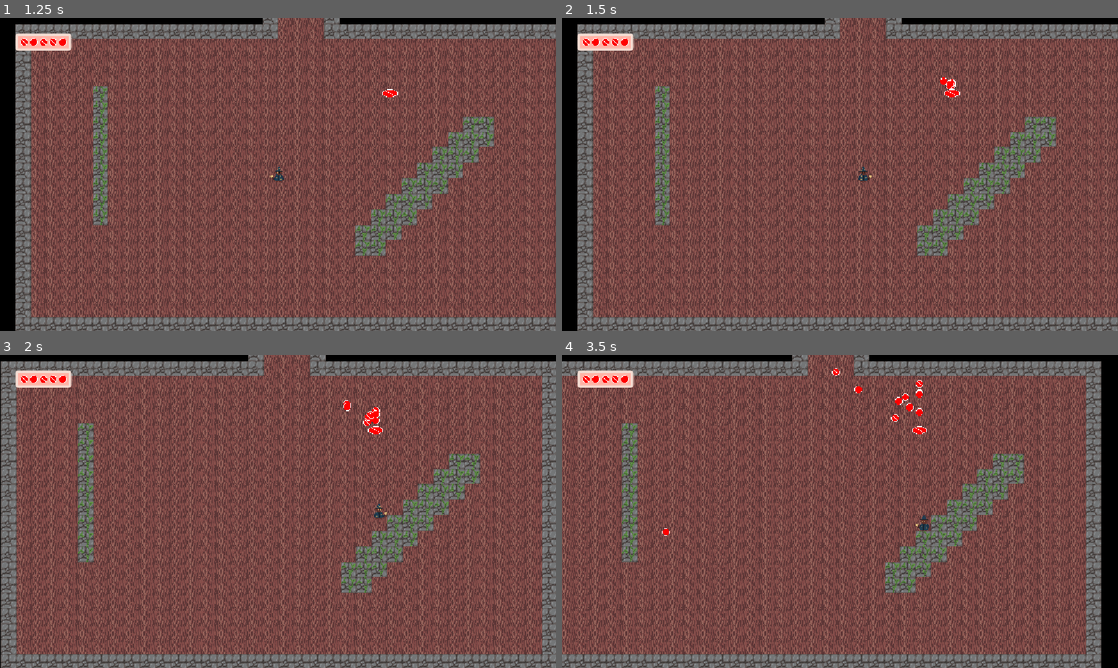
Above: before the commit, frames 1-4 (two rows, left to right).
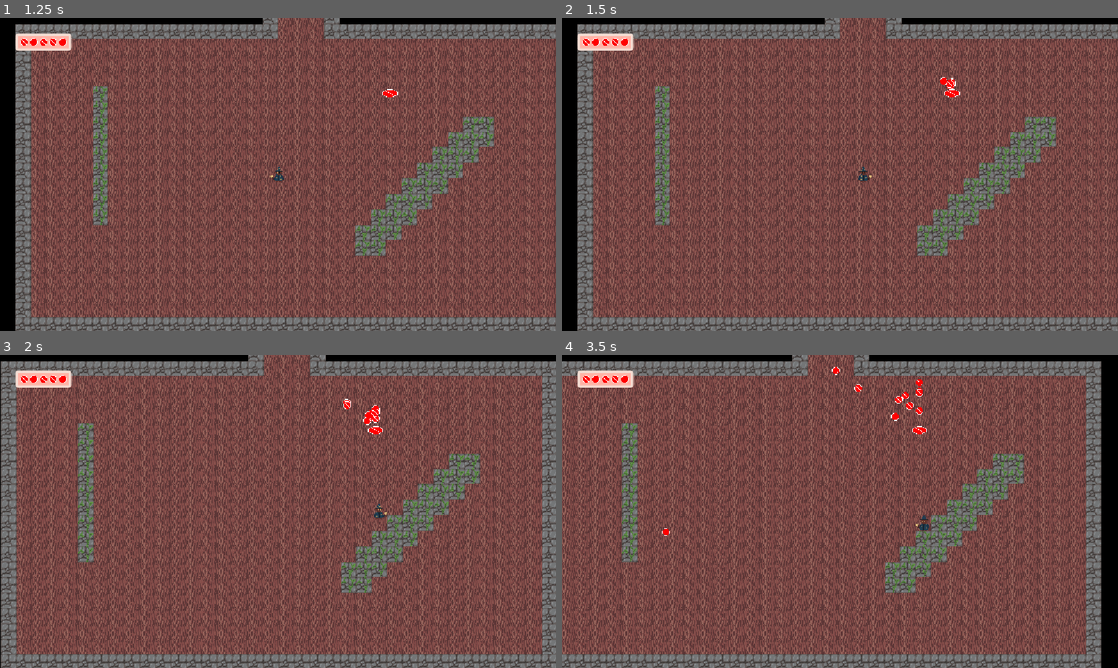
Above: after the commit, the same moments.

Repository: teganmy/wizard-cat-cat-wizard
Game: Godot game, scene res://main.tscn
Two runs of this game, one before a commit and one after it. Both use one fixed random seed, a clock stepped at 60 frames per second and the inputs below.
Inputs (mouse positions are in pixels of both pictures, inside the frame that each line leads up to):
- Up to frame 1 (1.25 s): click "New Game" at 0.5 s
- Up to frame 2 (1.5 s): tap Enter (ui_accept) at 1.25, 1.35 s; move the mouse to (962, 158) at 1.27 s; hold Right (player_right) from 1.28 s (still down)
- Up to frame 3 (2 s): keep holding Right (player_right); tap Enter (ui_accept) at 1.52, 1.82 s
- Up to frame 4 (3.5 s): move the mouse to (728, 527) at 2.02 s; release Right (player_right) at 2.03 s; hold Down (player_down) 2.03-2.78 s; tap Space (fire) at 2.1 s; tap Enter (ui_accept) at 2.27, 2.3, 2.57, 3.05 s; move the mouse to (895, 442) at 2.77 s; hold Right (player_right) from 2.78 s (still down); tap Shift (player_dodge) at 2.85 s

Frame 1 is identical in both runs. In frame 2, less than 0.1% of the frame differs, in the area x 68-71%, y 18-23%; in frame 3, 0.1%; in frame 4, 0.2%, in the area x 48-65%, y 3-22%.

Commit message:
Started adding interaction system to open chests etc.

Diff:
--- /dev/null
+++ b/wizard-cat-game/components/interaction_area.gd
@@ -0,0 +1,19 @@
+extends Area2D
+
+enum STATE {ENTERED, IDLE}
+var state: STATE = STATE.IDLE
+
+func _ready() -> void:
+	body_entered.connect(_on_body_entered)
+	body_exited.connect(_on_body_exited)
+
+func _on_body_entered(body: Node2D) -> void:
+	if body.is_in_group("player"):
+		_change_state(STATE.ENTERED)
+
+func _on_body_exited(body: Node2D) -> void:
+	if body.is_in_group("player"):
+		_change_state(STATE.IDLE)
+
+func _change_state(new_state: STATE) -> void:
+	state = new_state
--- a/wizard-cat-game/components/lootable.gd
+++ b/wizard-cat-game/components/lootable.gd
@@ -5,13 +5,13 @@
 @export var amount: int = 1
 var opened: bool = false
 
-func open() -> void:
+func open(location: Vector2 = Vector2.ZERO) -> void:
 	if not opened:
 		opened = true
 		print("Opened")
 		for _i in range(amount):
 			var new_loot = loot.instantiate()
-			new_loot.global_position = global_position
+			new_loot.global_position = to_global(location)
 			if new_loot.has_method("apply_central_impulse"):
 				new_loot.apply_central_impulse(Vector2(randf_range(-1.0, 1.0), randf_range(-1.0, 1.0)) * 100)
 			get_tree().current_scene.add_child(new_loot)
--- a/wizard-cat-game/components/pickup_area.gd
+++ b/wizard-cat-game/components/pickup_area.gd
@@ -5,7 +5,7 @@
 	body_entered.connect(_on_body_entered)
 
 func _on_body_entered(body: Node2D) -> void:
-	if body is Loot:
+	if body is Loot and not body.is_grabbed():
 		body.grab(self)
 		body.picked_up.connect(_on_loot_picked_up)
 
--- a/wizard-cat-game/loot.gd
+++ b/wizard-cat-game/loot.gd
@@ -14,12 +14,12 @@
 	_change_state(STATE.GRABBED)
 	follow = new_follow
 
+func is_grabbed() -> bool:
+	return state == STATE.GRABBED
+
 func _ready() -> void:
 	value = type.value
 	sprite.texture = type.sprite
-	var tween := create_tween().set_loops(0).set_trans(Tween.TRANS_SINE)
-	tween.tween_property(sprite, "offset:y", 3, 0.75)
-	tween.tween_property(sprite, "offset:y", -3, 0.75)
 
 func _physics_process(_delta: float) -> void:
 	match state:
@@ -29,13 +29,6 @@
 				if (follow.global_position - global_position).abs() < Vector2(3, 3):
 					picked_up.emit(value)
 					queue_free()
-		STATE.IDLE:
-			pass
 
 func _change_state(new_state: STATE) -> void:
 	state = new_state
-	match state:
-		STATE.IDLE:
-			pass
-		STATE.GRABBED:
-			pass
--- a/wizard-cat-game/project.godot
+++ b/wizard-cat-game/project.godot
@@ -66,6 +66,12 @@
 "events": [Object(InputEventKey,"resource_local_to_scene":false,"resource_name":"","device":-1,"window_id":0,"alt_press …(195 unchanged characters)…
 ]
 }
+interact={
+"deadzone": 0.2,
+"events": [Object(InputEventKey,"resource_local_to_scene":false,"resource_name":"","device":-1,"window_id":0,"alt_pressed":false,"shift_pressed":false,"ctrl_pressed":false,"meta_pressed":false,"pressed":false,"keycode":0,"physical_keycode":4194309,"key_label":0,"unicode":0,"location":0,"echo":false,"script":null)
+, Object(InputEventKey,"resource_local_to_scene":false,"resource_name":"","device":-1,"window_id":0,"alt_pressed":false,"shift_pressed":false,"ctrl_pressed":false,"meta_pressed":false,"pressed":false,"keycode":0,"physical_keycode":69,"key_label":0,"unicode":101,"location":0,"echo":false,"script":null)
+]
+}
 
 [layer_names]
 
Not shown, added: wizard-cat-game/components/interaction_area.gd.uid
